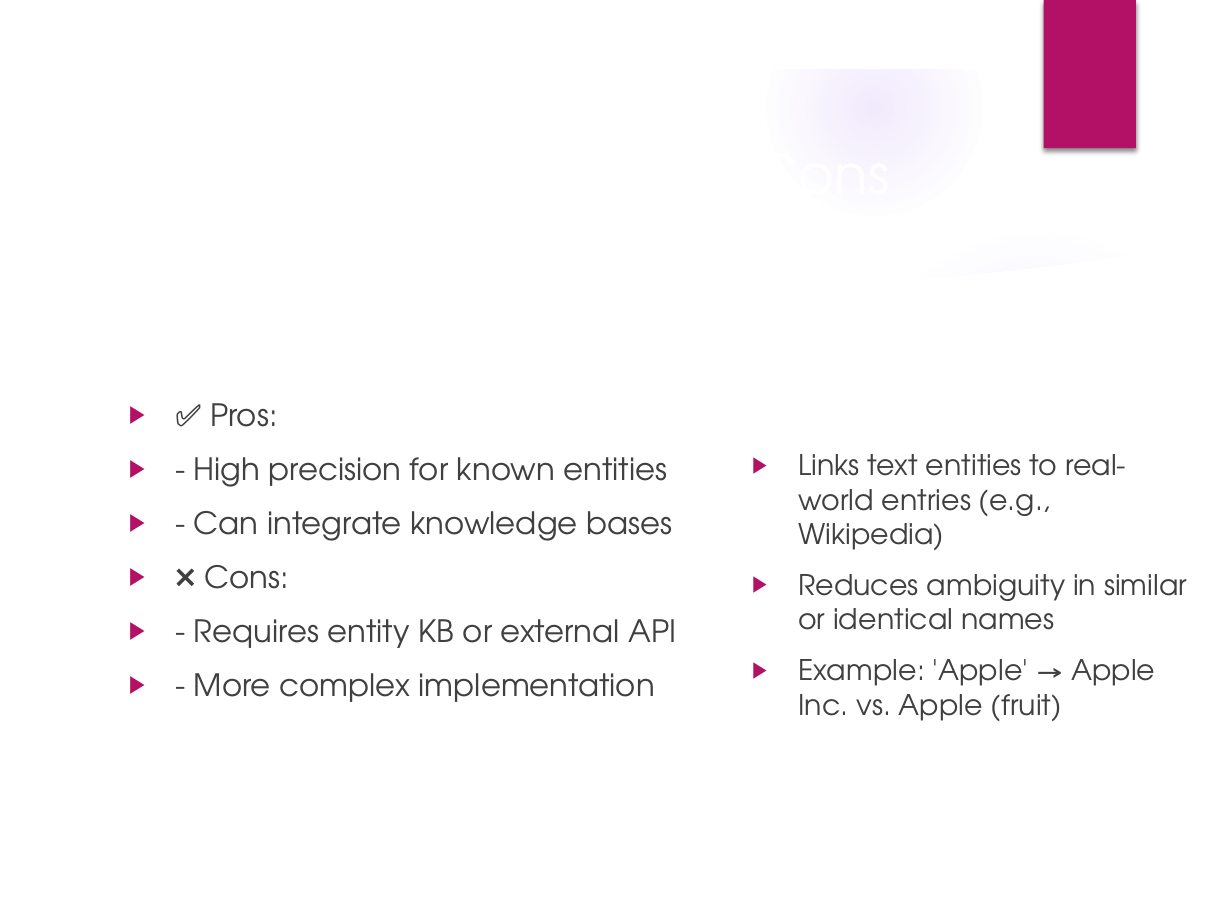
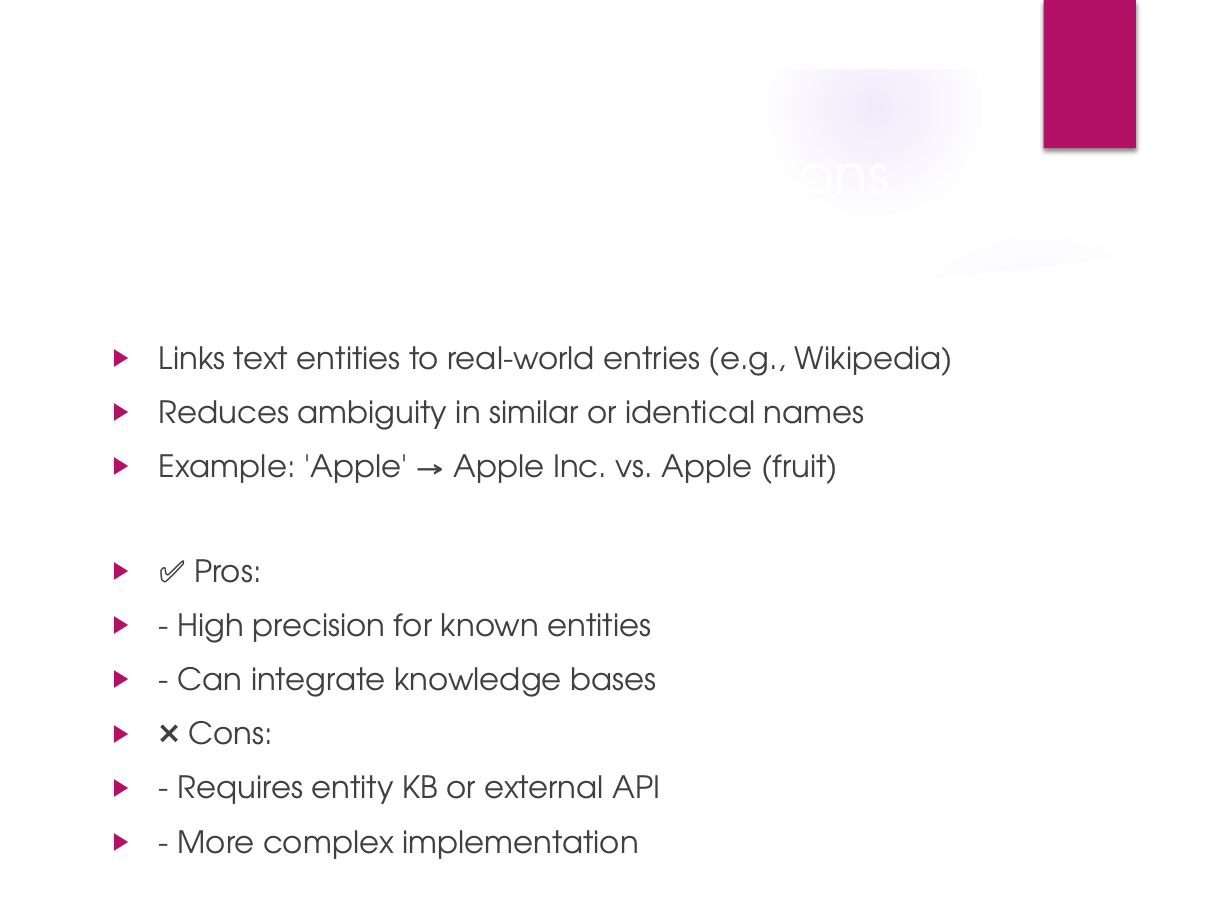
Before and after one commit to ChooseAddress2024/DBS, a slide deck: slide 5 of DBS_Assessment_Final.pptx. Drawn at 1232x924 pixels with LibreOffice and Linux fonts; fonts in the diff are those of the drawing; background and template pictures are left out. Boxes give left, top, right and bottom in pixels: in the first picture for what was removed or moved away, otherwise in the second. Text is boxed around its words. In the diff, an @@ line names an element or a change of style, - is before the commit and + after.

```diff
--- a/DBS_Assessment_Final.pptx
+++ b/DBS_Assessment_Final.pptx
@@ text "Links text entities to real-world ..." moved from (x1=798, y1=454, x2=1187, y2=721) to (x1=159, y1=346, x2=953, y2=484) @@
@@ text "Links text entities to real-world ..." at (x1=159, y1=346, x2=953, y2=484): size 16.6 to 18 pt @@
@@ text "✅ Pros:" moved from (x1=194, y1=403, x2=676, y2=702) to (x1=178, y1=559, x2=660, y2=859) @@
```
Also in this commit, not shown: 1 other slide changed, 3 other files.
